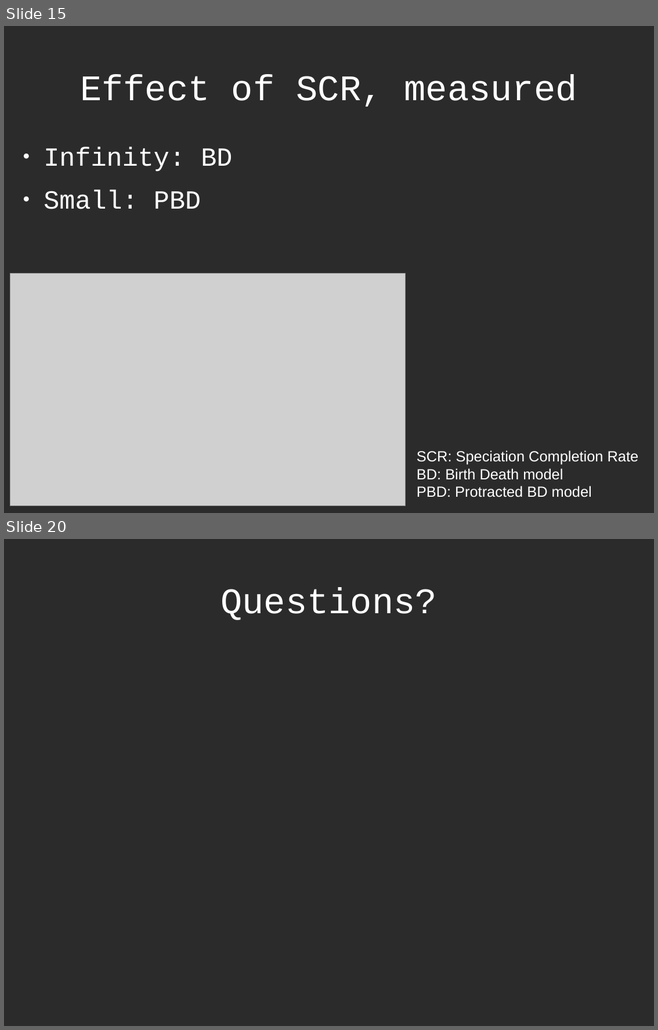
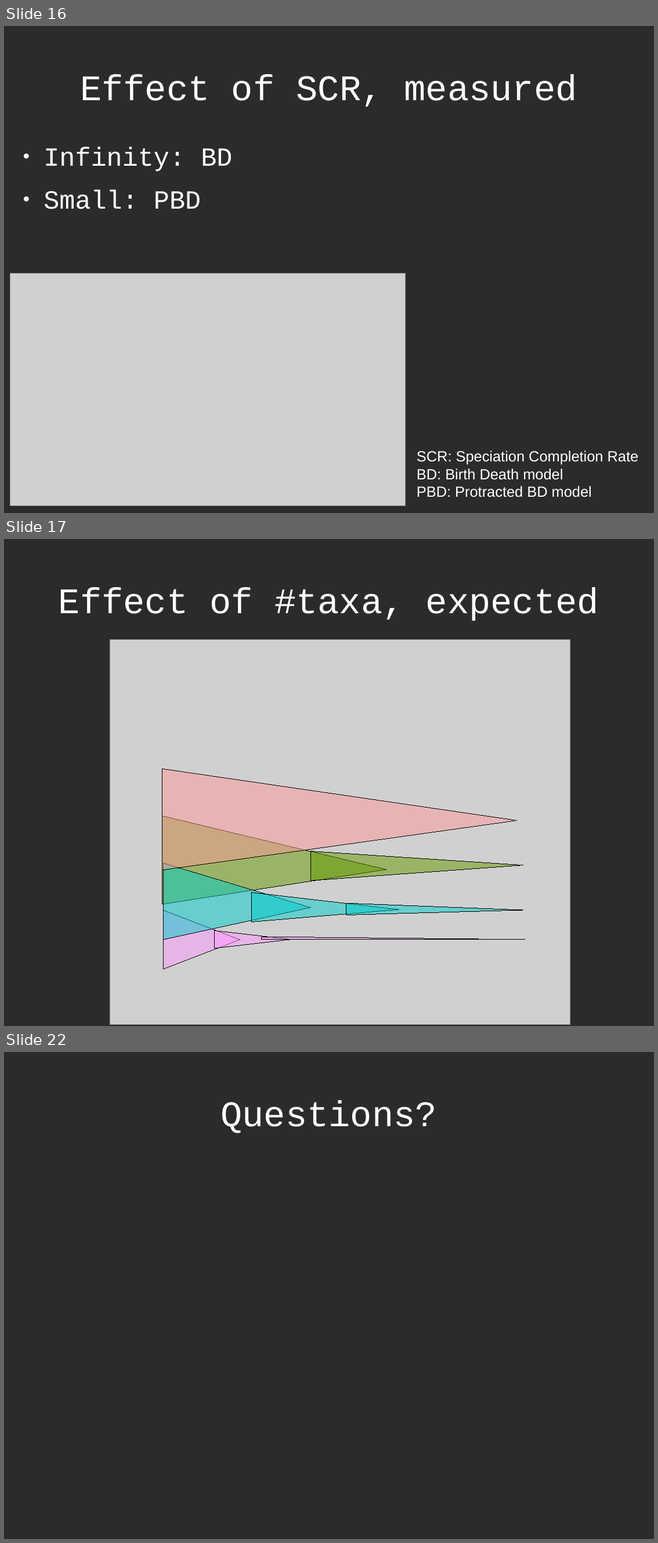
Before and after one commit to richelbilderbeek/Science, a slide deck: Bilderbeek20170213TresMeeting/20170213TresMeeting.odp. Shown one above the other, each under a label of ours: slides 15 and 20 before the commit, slides 16, 17 and 22 after it; the slides between them are not shown. The pictures are 658x1030 and 658x1543 pixels, drawn with LibreOffice and Linux fonts; fonts in the diff are those of the drawing; grey boxes stand for pictures; background and template pictures are left out; a plain dark background stands for a picture behind light text. Boxes give left, top, right and bottom in pixels: in the first picture for what was removed or moved away, otherwise in the second. Text is boxed around its words. In the diff, an @@ line names an element or a change of style, - is before the commit and + after.

```diff
--- a/Bilderbeek20170213TresMeeting/20170213TresMeeting.odp
+++ b/Bilderbeek20170213TresMeeting/20170213TresMeeting.odp
@@ slide 17 added at (4,539,654,1026), background picture (left out) @@
@@ title added at (59,588,598,621), 44 pt, text #FFFFFF @@
+Effect of #taxa, expected
@@ picture added at (110,640,570,1024) @@
@@ triangle added at (162,769,517,870), fill #FF9999 at 50% opacity, outline #000000 0 pt @@
@@ triangle added at (162,816,386,904), fill #669900 at 50% opacity, outline #000000 0 pt @@
@@ triangle added at (310,852,523,881), fill #669900 at 50% opacity, outline #000000 0 pt @@
@@ triangle added at (163,863,310,940), fill #00CCCC at 50% opacity, outline #000000 0 pt @@
@@ triangle added at (252,893,399,922), fill #00CCCC at 50% opacity, outline #000000 0 pt @@
@@ triangle added at (346,903,523,915), fill #00CCCC at 50% opacity, outline #000000 0 pt @@
@@ triangle added at (163,910,240,969), fill #FF99FF at 50% opacity, outline #000000 0 pt @@
@@ triangle added at (215,931,291,948), fill #FF99FF at 50% opacity, outline #000000 0 pt @@
@@ triangle added at (262,937,525,940), fill #FF99FF at 50% opacity, outline #000000 0 pt @@
@@ what was slide 15 is now slide 16 @@
@@ what was slide 20 is now slide 22 @@
```
Also in this commit, not shown: 4 slides changed, 4 other slides added, 2 slides removed, 5 other files.
